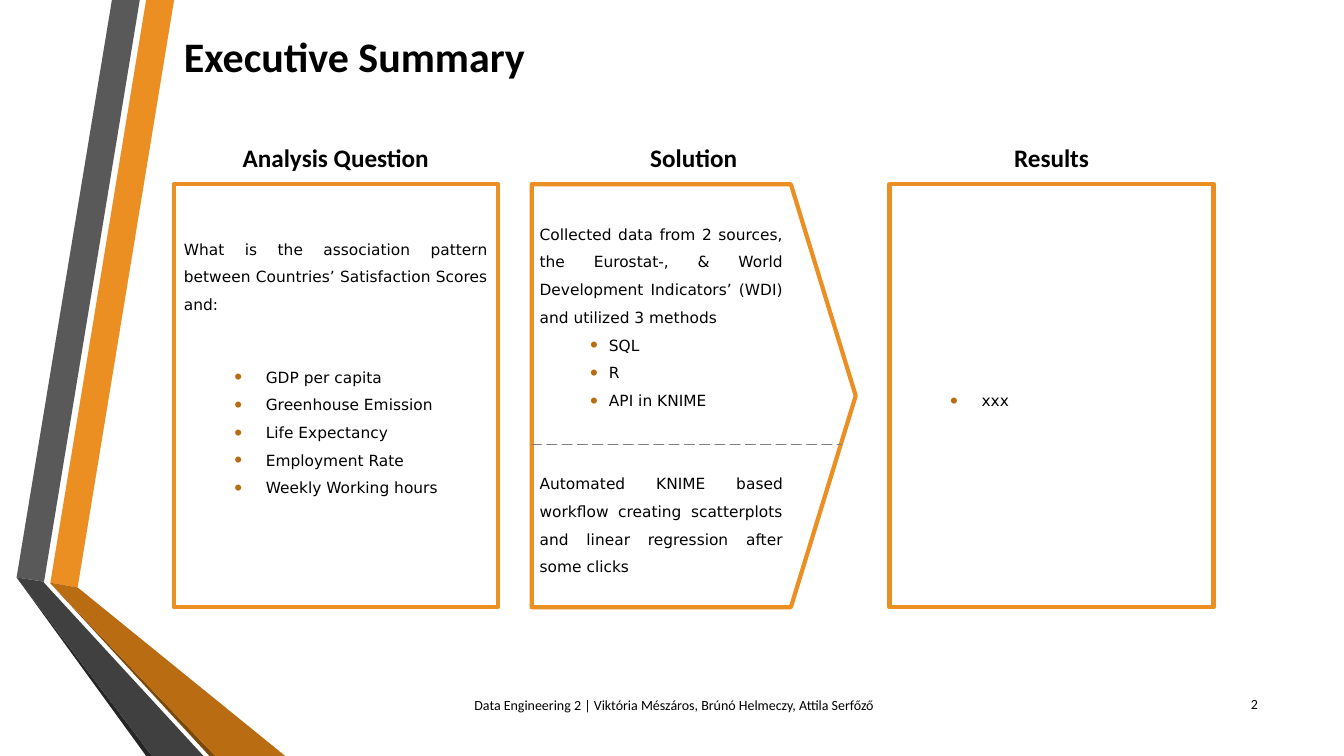
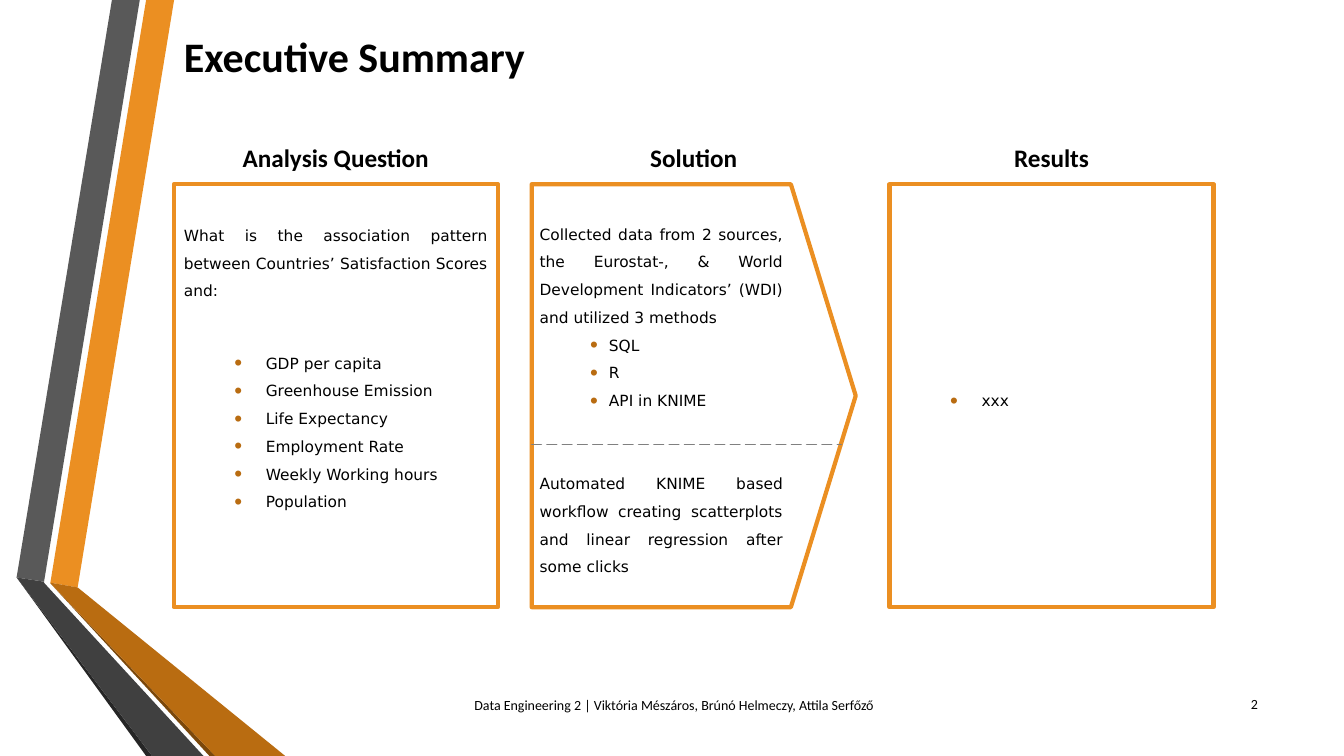
Before and after one commit to Viki-Meszaros/CEU-Data_Engineering2, a slide deck: slide 2 of DE2_TermProject_VM_BH_AS.pptx. Drawn at 1344x756 pixels with LibreOffice and Linux fonts; fonts in the diff are those of the drawing; background and template pictures are left out. Boxes give left, top, right and bottom in pixels: in the first picture for what was removed or moved away, otherwise in the second. Text is boxed around its words. In the diff, an @@ line names an element or a change of style, - is before the commit and + after.

```diff
--- a/DE2_TermProject_VM_BH_AS.pptx
+++ b/DE2_TermProject_VM_BH_AS.pptx
@@ text at [266,468,437,484]: less space between paragraphs @@
@@ text at [266,495,347,511]: paragraph added @@
+  • Population
```
Also in this commit, not shown: 4 other slides changed, 4 other files.
